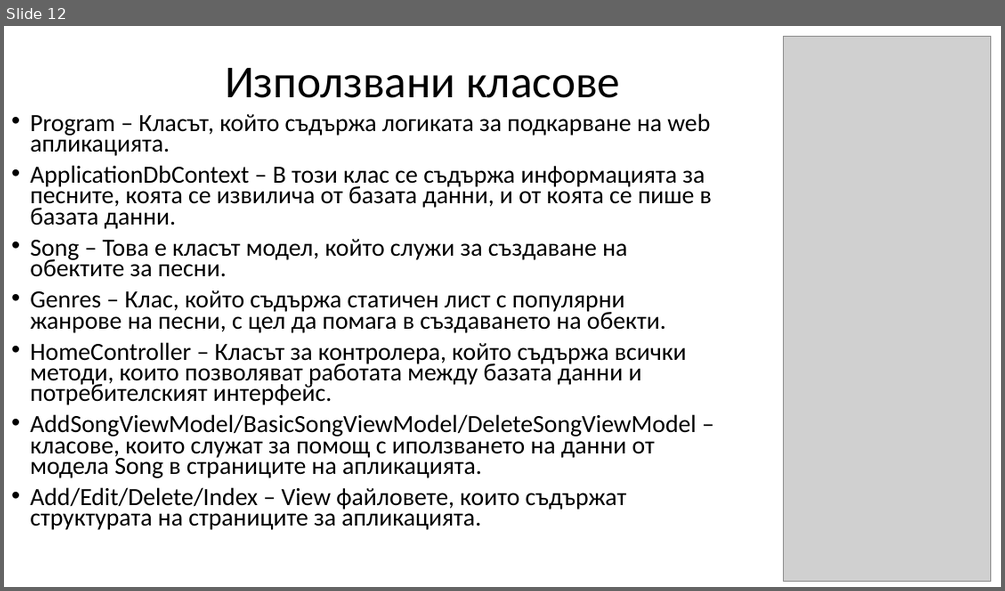
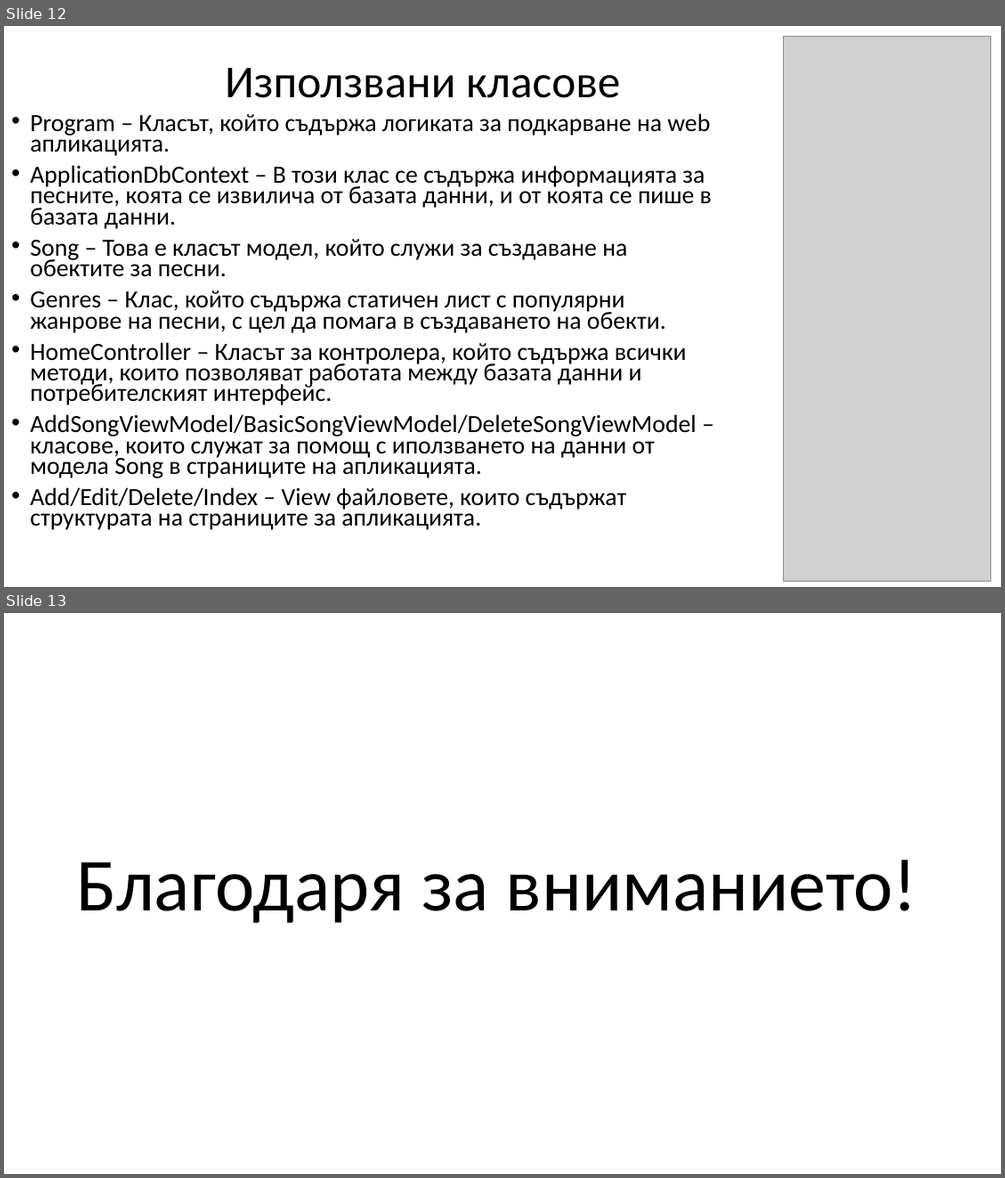
Before and after one commit to YovoTWW/MusicAppRepository, a slide deck: ТУ ВАРНА Music App Presentation.pptx. Shown one above the other, each under a label of ours: slide 12 before the commit, slides 12 and 13 after it. The pictures are 1005x591 and 1005x1178 pixels, drawn with LibreOffice and Linux fonts; fonts in the diff are those of the drawing; grey boxes stand for pictures. Boxes give left, top, right and bottom in pixels: in the first picture for what was removed or moved away, otherwise in the second. Text is boxed around its words. In the diff, an @@ line names an element or a change of style, - is before the commit and + after.

Commit message:
Thanks for the attention

```diff
--- a/ТУ ВАРНА Music App Presentation.pptx
+++ b/ТУ ВАРНА Music App Presentation.pptx
@@ slide 13 added at (4,613,1001,1174), background #FFFFFF @@
@@ title added at (76,860,917,923), 72 pt, text #000000 @@
+Благодаря за вниманието!
```
